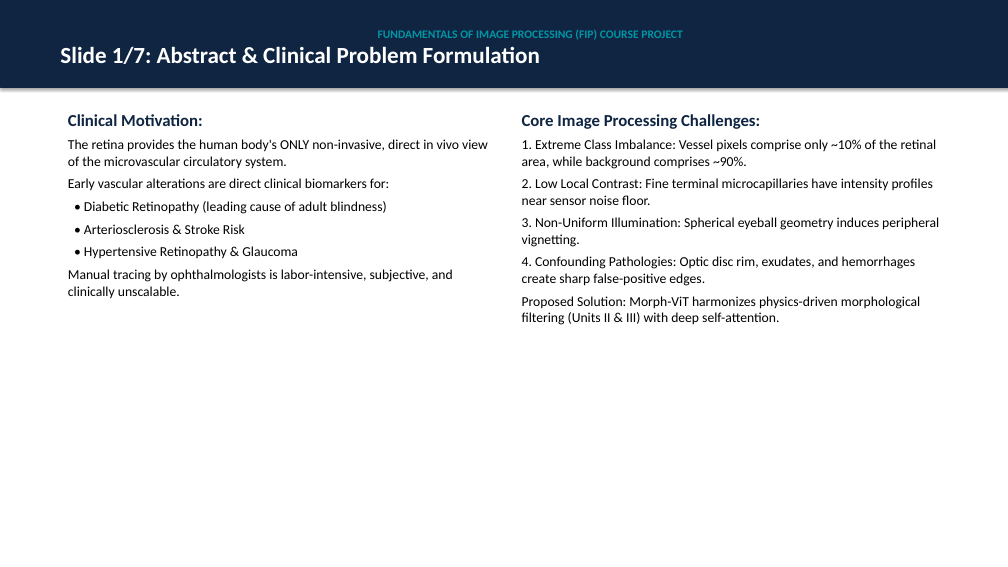
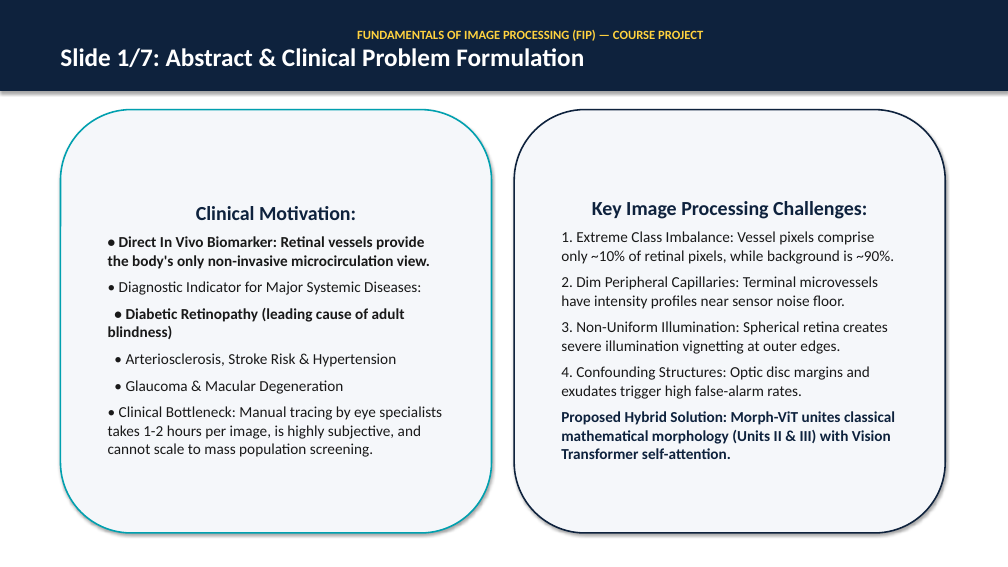
Before and after one commit to pavanpoojary348/retinal-vessel-segmentation, a slide deck: slide 2 of presentation.pptx. Drawn at 1008x567 pixels with LibreOffice and Linux fonts; fonts in the diff are those of the drawing. Boxes give left, top, right and bottom in pixels: in the first picture for what was removed or moved away, otherwise in the second. Text is boxed around its words. In the diff, an @@ line names an element or a change of style, - is before the commit and + after.

Commit message:
style: enlarge presentation typography and fix title slide contrast

```diff
--- a/presentation.pptx
+++ b/presentation.pptx
@@ rectangle "FUNDAMENTALS OF IMAGE PROCESSING (FIP) ...": place and size @@
-rectangle "FUNDAMENTALS OF IMAGE PROCESSING (FIP) ..." at bbox=[0, 0, 1008, 87]
+rectangle "FUNDAMENTALS OF IMAGE PROCESSING (FIP) ..." at bbox=[0, 0, 1008, 91]
@@ rectangle "FUNDAMENTALS OF IMAGE PROCESSING (FIP) ..." at bbox=[0, 0, 1008, 91]: fill #102542 to #0E223D; outline #102542 0.75 pt to #0E223D 0.75 pt @@
@@ text in rectangle at bbox=[60, 48, 584, 67]: size 22 to 24 pt in "Slide 1/7: Abstract & Clinical Problem Formulation" @@
@@ text in rectangle at bbox=[357, 30, 703, 41]: text changed; size 11 to 12 pt; text colour #0096A6 to #FFD23F @@
-FUNDAMENTALS OF IMAGE PROCESSING (FIP) COURSE PROJECT
+FUNDAMENTALS OF IMAGE PROCESSING (FIP) — COURSE PROJECT
@@ rounded rectangle "Clinical Motivation:": place and size @@
-rounded rectangle "Clinical Motivation:" at bbox=[68, 114, 488, 299]
+rounded rectangle "Clinical Motivation:" at bbox=[60, 110, 492, 533]
@@ rounded rectangle "Clinical Motivation:" at bbox=[60, 110, 492, 533]: vertical alignment top to middle; fill none to #F5F7FA; outline none to #00A0AF 1.5 pt; shadow on @@
@@ rounded rectangle "Key Image Processing Challenges:": place and size @@
-rounded rectangle "Key Image Processing Challenges:" at bbox=[522, 114, 939, 325]
+rounded rectangle "Key Image Processing Challenges:" at bbox=[514, 110, 945, 533]
@@ rounded rectangle "Key Image Processing Challenges:" at bbox=[514, 110, 945, 533]: vertical alignment top to middle; fill none to #F5F7FA; outline none to #0E223D 1.5 pt; shadow on @@
@@ text in rounded rectangle at bbox=[108, 206, 405, 339]: size 16 to 19 pt, text colour #102542 to #0E223D in "Clinical Motivation:"; size 13 to 14.5 pt, text colour #000000 to #191919, bold on in "• Diabetic Retinopathy (leading cause of adult ..."; alignment left to centre; more space between paragraphs @@
@@ text in rounded rectangle at bbox=[561, 201, 895, 459]: text changed; size 13 to 14.5 pt; text colour #000000 to #191919 @@
-Core Image Processing Challenges:
-1. Extreme Class Imbalance: Vessel pixels comprise only ~10% of the retinal area, while background comprises ~90%.
-2. Low Local Contrast: Fine terminal microcapillaries have intensity profiles near sensor noise floor.
-3. Non-Uniform Illumination: Spherical eyeball geometry induces peripheral vignetting.
-4. Confounding Pathologies: Optic disc rim, exudates, and hemorrhages create sharp false-positive edges.
-Proposed Solution: Morph-ViT harmonizes physics-driven morphological filtering (Units II & III) with deep self-attention.
+Key Image Processing Challenges:
+1. Extreme Class Imbalance: Vessel pixels comprise only ~10% of retinal pixels, while background is ~90%.
+2. Dim Peripheral Capillaries: Terminal microvessels have intensity profiles near sensor noise floor.
+3. Non-Uniform Illumination: Spherical retina creates severe illumination vignetting at outer edges.
+4. Confounding Structures: Optic disc margins and exudates trigger high false-alarm rates.
+Proposed Hybrid Solution: Morph-ViT unites classical mathematical morphology (Units II & III) with Vision Transformer self-attention.
@@ text in rounded rectangle at bbox=[108, 236, 430, 295]: text changed; size 13 to 14.5 pt; text colour #000000 to #191919; bold on @@
-The retina provides the human body's ONLY non-invasive, direct in vivo view of the microvascular circulatory system.
-Early vascular alterations are direct clinical biomarkers for:
+• Direct In Vivo Biomarker: Retinal vessels provide the body's only non-invasive microcirculation view.
+• Diagnostic Indicator for Major Systemic Diseases:
@@ text in rounded rectangle at bbox=[108, 353, 442, 457]: text changed; size 13 to 14.5 pt; text colour #000000 to #191919 @@
-• Arteriosclerosis & Stroke Risk
-• Hypertensive Retinopathy & Glaucoma
-Manual tracing by ophthalmologists is labor-intensive, subjective, and clinically unscalable.
+• Arteriosclerosis, Stroke Risk & Hypertension
+• Glaucoma & Macular Degeneration
+• Clinical Bottleneck: Manual tracing by eye specialists takes 1-2 hours per image, is highly subjective, and cannot scale to mass population screening.
```
Also in this commit, not shown: 6 other slides changed, 5 other files.
